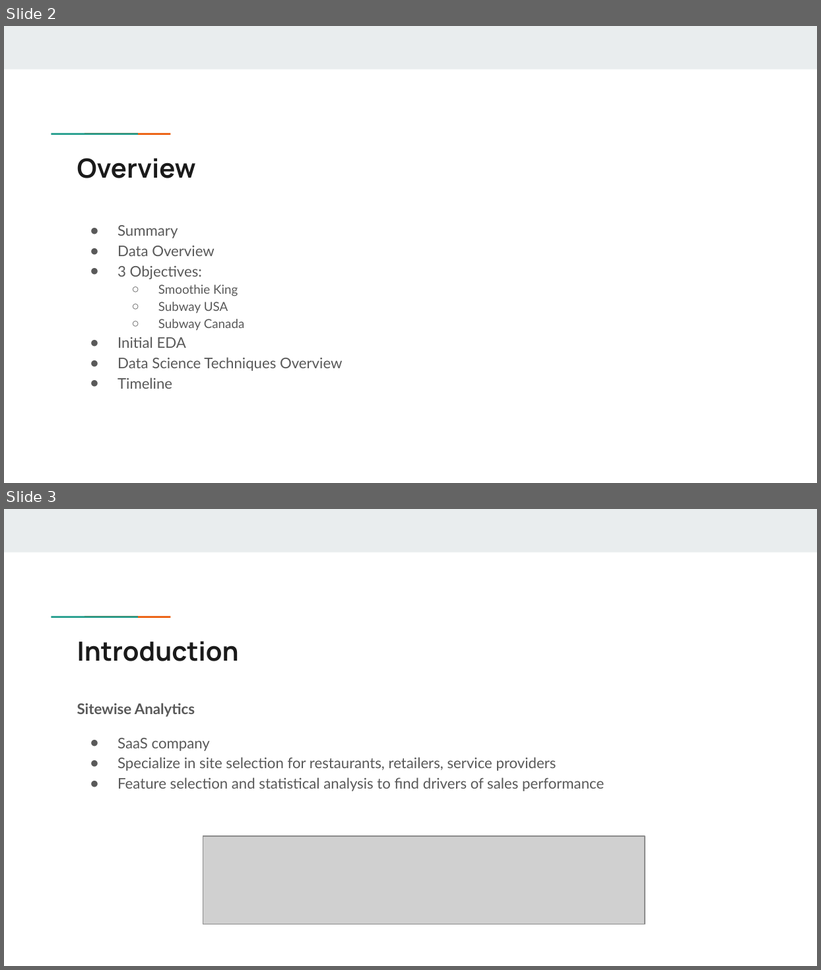
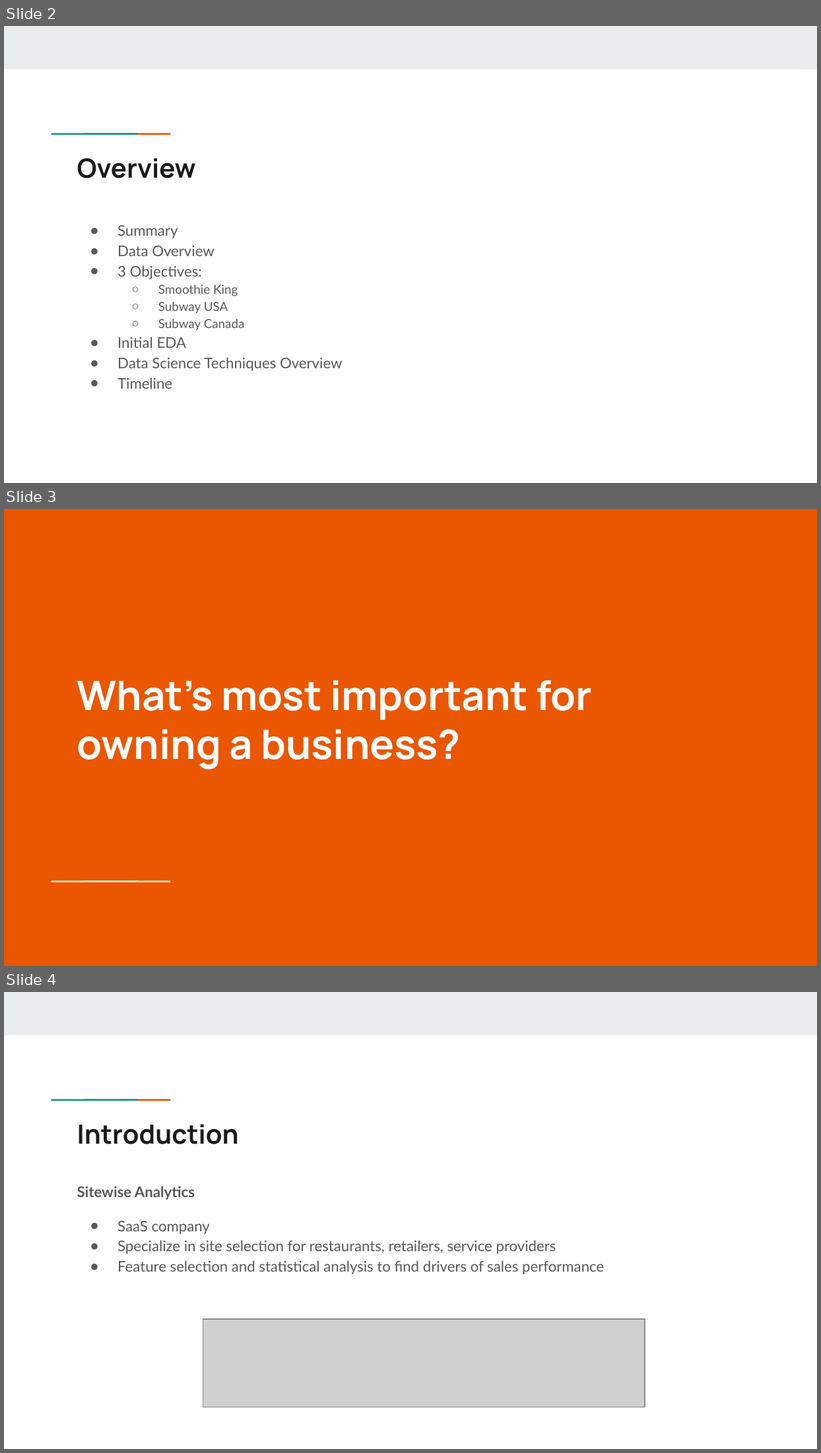
Before and after one commit to mozhao0331/Restaurant_Segmentation_Analysis, a slide deck: doc/Proposal Presentation.pptx. Shown one above the other, each under a label of ours: slides 2 and 3 before the commit, slides 2, 3 and 4 after it. The pictures are 821x970 and 821x1453 pixels, drawn with LibreOffice and Linux fonts; fonts in the diff are those of the drawing; grey boxes stand for pictures. Boxes give left, top, right and bottom in pixels: in the first picture for what was removed or moved away, otherwise in the second. Text is boxed around its words. In the diff, an @@ line names an element or a change of style, - is before the commit and + after.

```diff
--- a/doc/Proposal Presentation.pptx
+++ b/doc/Proposal Presentation.pptx
@@ slide 3 added at bbox=[4, 509, 817, 966], background #EB5600 @@
@@ title added at bbox=[77, 680, 593, 770], 36 pt, text #FFFFFF, bold @@
+What’s most important for owning a business?
@@ rectangle added at bbox=[78, 880, 112, 884], fill #FFFFFF @@
@@ rectangle added at bbox=[110, 880, 144, 884], fill #FFFFFF @@
@@ what was slide 3 is now slide 4 @@
```
Also in this commit, not shown: 5 slides changed, 1 other slide added.
